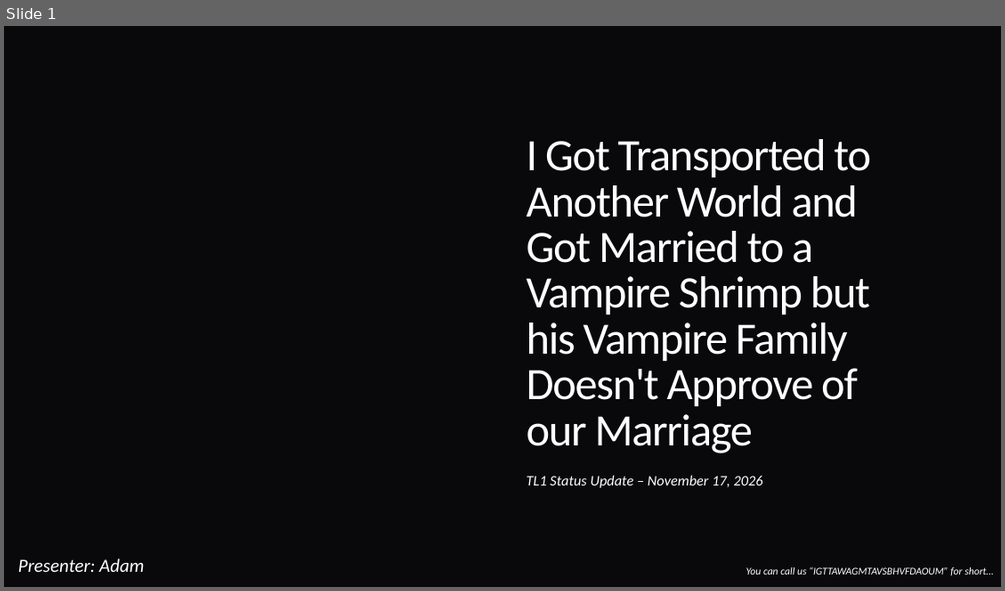
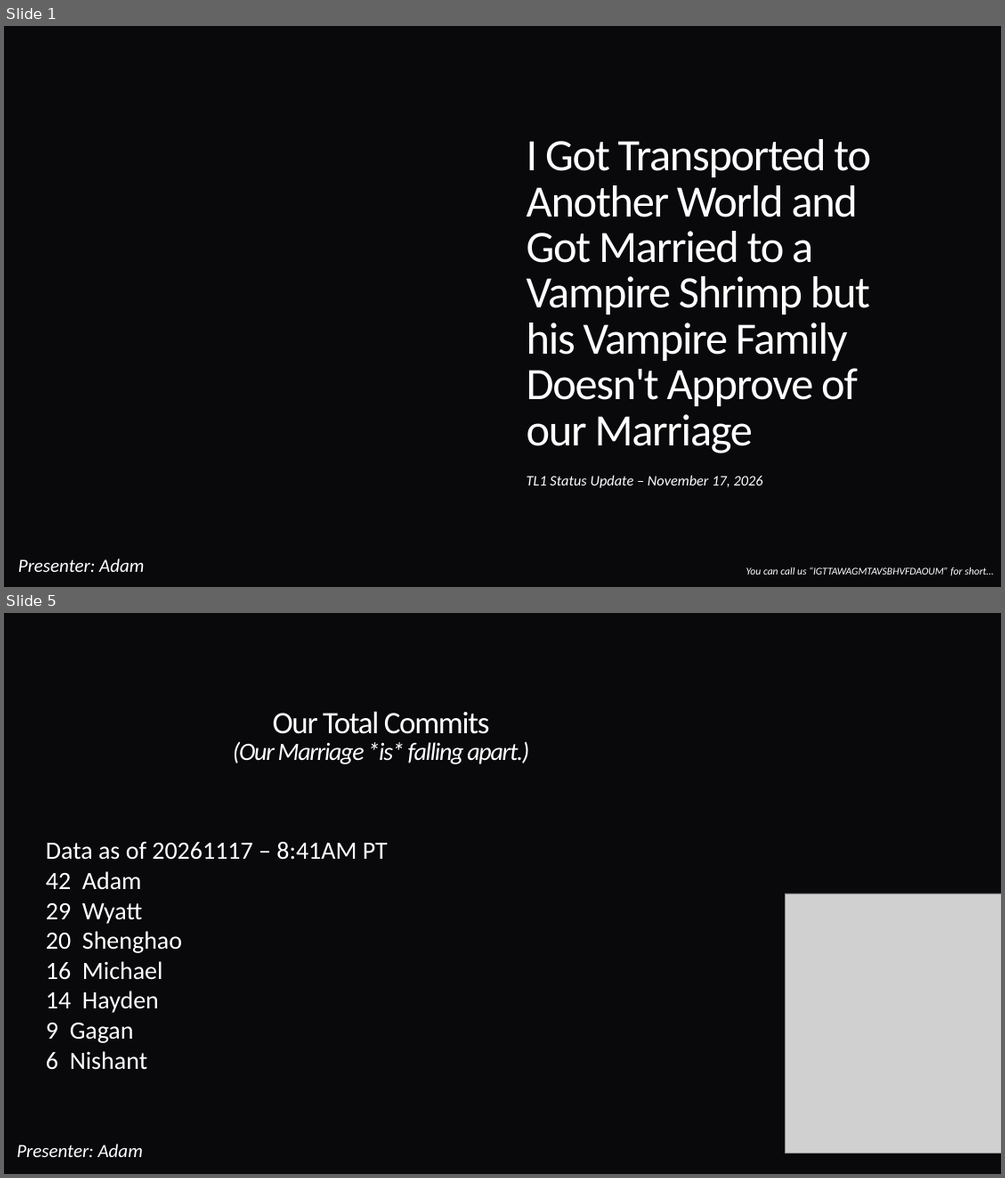
Before and after one commit to programDraconic/IGTTAWAGMTAVSBHVFDAOUM, a slide deck: docs/presentations/TL1-SA/C3383 TL1 STATUS UPDATE 20261117.pptx. Shown one above the other, each under a label of ours: slide 1 before the commit, slides 1 and 5 after it; the slides between them are not shown. The pictures are 1005x591 and 1005x1178 pixels, drawn with LibreOffice and Linux fonts; fonts in the diff are those of the drawing; grey boxes stand for pictures; background and template pictures are left out. Boxes give left, top, right and bottom in pixels: in the first picture for what was removed or moved away, otherwise in the second. Text is boxed around its words. In the diff, an @@ line names an element or a change of style, - is before the commit and + after.

```diff
--- a/docs/presentations/TL1-SA/C3383 TL1 STATUS UPDATE 20261117.pptx
+++ b/docs/presentations/TL1-SA/C3383 TL1 STATUS UPDATE 20261117.pptx
@@ slide 5 added at [4,613,1001,1174], background #09090C @@
@@ title added at [233,711,529,764], 24 pt, text #FFFFFF, italic @@
+Our Total Commits
+(Our Marriage *is* falling apart.)
@@ text added at [46,841,388,1070], 24 pt, text #FFFFFF @@
+Data as of 20261117 – 8:41AM PT
+42 Adam
+29 Wyatt
+20 Shenghao
+16 Michael
+14 Hayden
+9 Gagan
+6 Nishant
@@ picture added at [785,893,1001,1153] @@
@@ text added at [16,1143,143,1157], 18 pt, text #FFFFFF, italic @@
+Presenter: Adam
```
Also in this commit, not shown: 2 slides changed, 13 other slides added, 37 slides removed, 2 other files.
